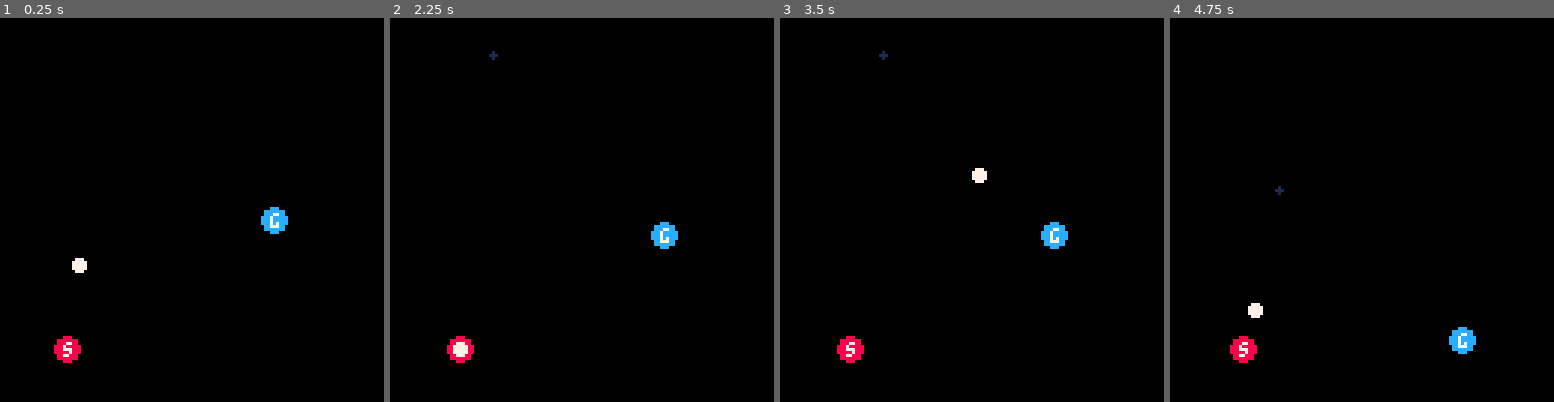
Above: before the commit, frames 1-4 (left to right).
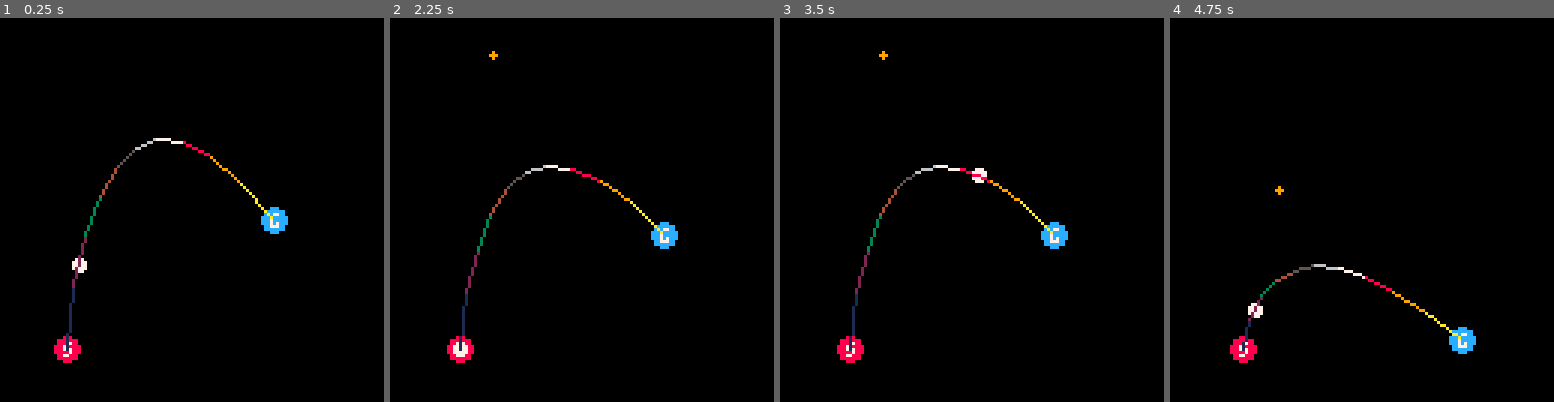
Above: after the commit, the same moments.

Repository: kadoyan/PICO-8-Carts
Game: PICO-8 cartridge 2points-curve.p8
The game is run twice, just before and just after one commit, with the same random seed, the same clock (stepped at 60 frames per second) and the same inputs.
Inputs:
- Up to frame 1 (0.25 s): no input
- Up to frame 2 (2.25 s): no input
- Up to frame 3 (3.5 s): no input
- Up to frame 4 (4.75 s): no input

The runs differ from the first frame. In frame 1, 0.7% of the frame differs, in the area x 17-72%, y 31-87%; in frame 2, 0.7%; in frame 3, 0.7%; in frame 4, 0.5%.

Commit message:
show the orbit

Diff:
--- a/2points-curve.p8
+++ b/2points-curve.p8
@@ -1,5 +1,5 @@
 pico-8 cartridge // http://www.pico-8.com
-version 32
+version 36
 __lua__
 --bezier curve
 
@@ -22,6 +22,10 @@
 	}
 	t=0--timer
 	r={}--result point
+	step={}
+	for n=0,1,0.1 do
+		add(step,curve(s,g,p,n))
+	end
 end
 
 function _init()
@@ -29,17 +33,21 @@
 end
 
 --return point of curve
-function curve(s,g,p)
+function curve(s,g,p,st)
+	-- s:start
+	-- g:goal
+	-- p:control point
+	-- st:step
 	local x,y=
-	(s.x-p.x*2+g.x)*t*t+
-	(-2*s.x+2*p.x)*t+s.x,
-	(s.y-p.y*2+g.y)*t*t+
-	(s.y*-2+p.y*2)*t+s.y
+	(s.x-p.x*2+g.x)*st*st+
+	(-2*s.x+2*p.x)*st+s.x,
+	(s.y-p.y*2+g.y)*st*st+
+	(s.y*-2+p.y*2)*st+s.y
 	return {x=x,y=y}
 end
 
 function _update()
-	r=curve(s,g,p)
+	r=curve(s,g,p,t)
 	t+=0.02
 
 	if r.y>128 then
@@ -51,10 +59,15 @@
 	cls()
 	circfill(s.x,s.y,4,8)
 	print("s",s.x-1,s.y-2,7)
-	circfill(p.x,p.y,1,1)
+	circfill(p.x,p.y,1,9)
 	circfill(g.x,g.y,4,12)
 	print("g",g.x-1,g.y-2,7)
 	circfill(r.x,r.y,2,7)
+
+	for n=1,#step-1 do
+		line(step[n].x,step[n].y,
+		step[n+1].x,step[n+1].y,n)
+	end
 end
 __gfx__
 00000000000000000000000000000000000000000000000000000000000000000000000000000000000000000000000000000000000000000000000000000000
